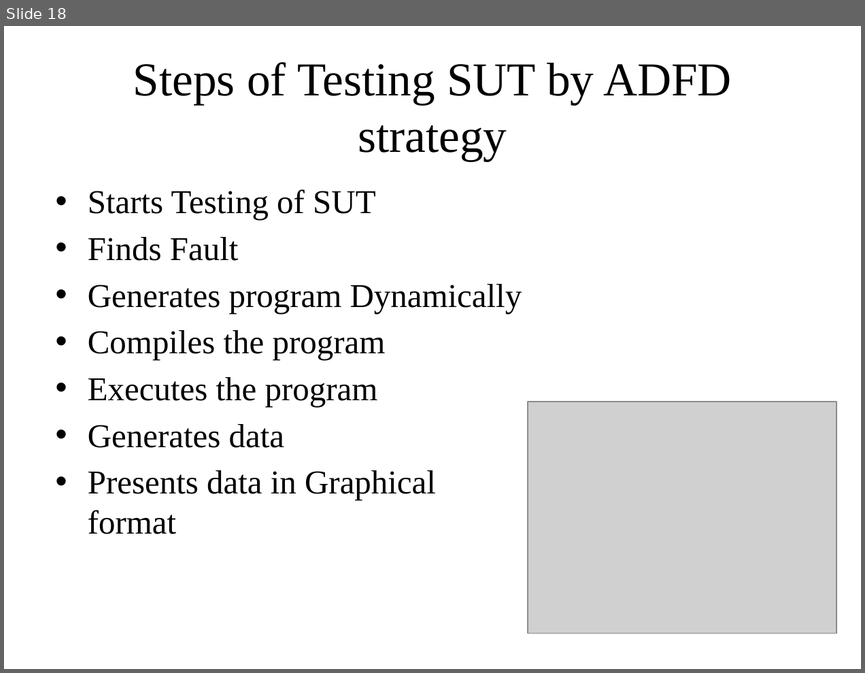
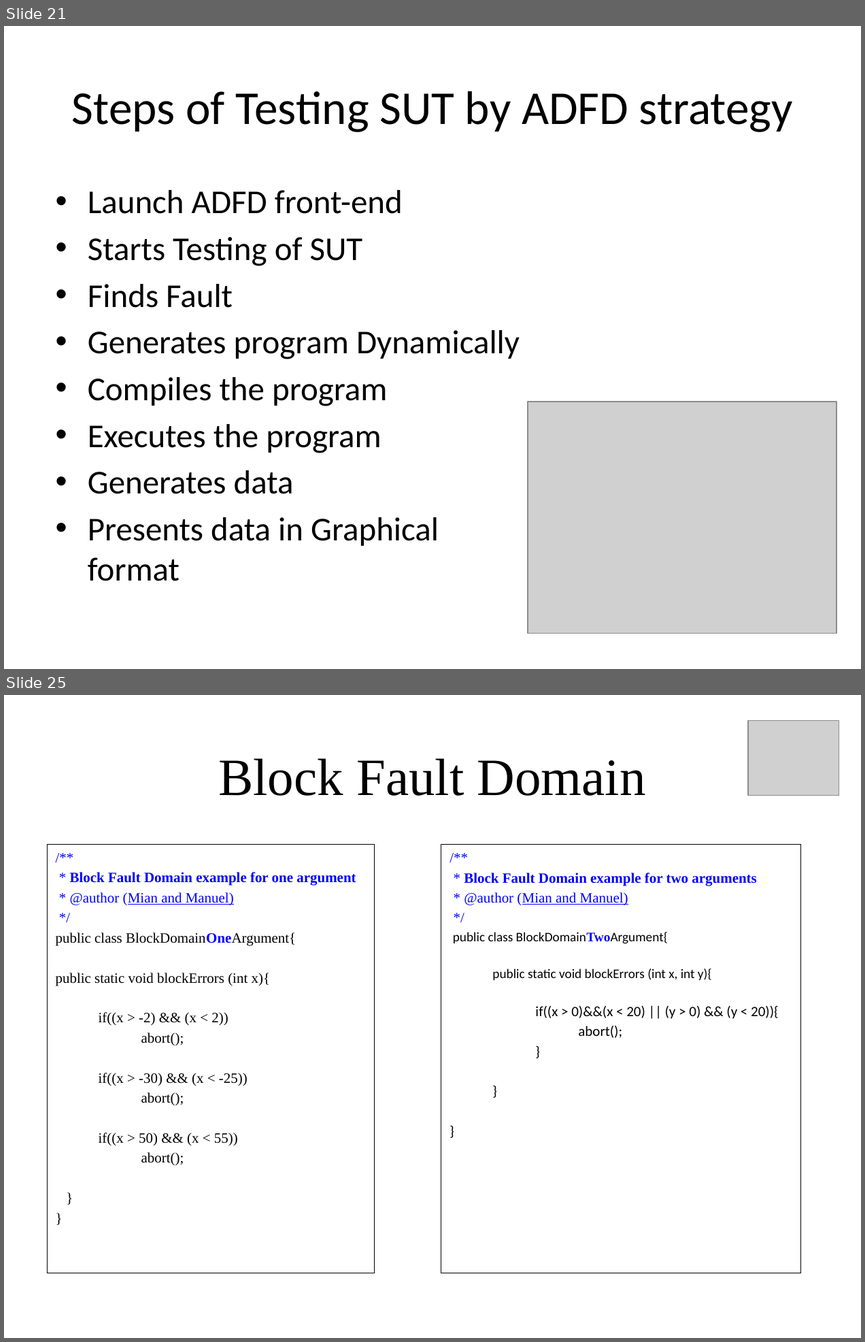
Before and after one commit to maochy/yeti-test, a slide deck: ThesisSeminar/newOne.pptx. Shown one above the other, each under a label of ours: slide 18 before the commit, slides 21 and 25 after it; the slides between them are not shown. The pictures are 865x673 and 865x1342 pixels, drawn with LibreOffice and Linux fonts; fonts in the diff are those of the drawing; grey boxes stand for pictures. Boxes give left, top, right and bottom in pixels: in the first picture for what was removed or moved away, otherwise in the second. Text is boxed around its words. In the diff, an @@ line names an element or a change of style, - is before the commit and + after.

```diff
--- a/ThesisSeminar/newOne.pptx
+++ b/ThesisSeminar/newOne.pptx
@@ slide 25 added at (4, 695, 861, 1338), background #FFFFFF @@
@@ picture added at (748, 721, 838, 795) @@
@@ title added at (218, 758, 646, 796), 44 pt, text #000000 @@
+Block Fault Domain
@@ rectangle added at (47, 844, 374, 1272), outline #000000 0.75 pt, 12 pt, text #000000 @@
+/**
+* Block Fault Domain example for one argument
+* @author (Mian and Manuel)
+*/
+public class BlockDomainOneArgument{
+public static void blockErrors (int x){
+if((x > -2) && (x < 2))
+abort();
+if((x > -30) && (x < -25))
+abort();
+if((x > 50) && (x < 55))
+abort();
+}
+}
@@ text added at (441, 844, 800, 1272), outline #000000 0.75 pt, 12 pt, text #000000 @@
+/**
+* Block Fault Domain example for two arguments
+* @author (Mian and Manuel)
+*/
+public class BlockDomainTwoArgument{
+public static void blockErrors (int x, int y){
+if((x > 0)&&(x < 20) || (y > 0) && (y < 20)){
+abort();
+  }
+  }
+}
@@ what was slide 18 is now slide 21 @@
@@ slide 21 changed as well @@
@@ title "Steps of Testing SUT by ..." at (72, 91, 793, 132): font Times New Roman to Calibri @@
@@ text at (88, 190, 402, 214): paragraph added @@
+• Launch ADFD front-end
@@ text at (88, 237, 519, 581): font Times New Roman to Calibri in "Starts Testing of SUT", "Finds Fault", "Generates program Dynamically", "Compiles the program" and 3 more places @@
```
Also in this commit, not shown: 18 other slides changed, 9 other slides added, 1 slide removed, 1 other file.
